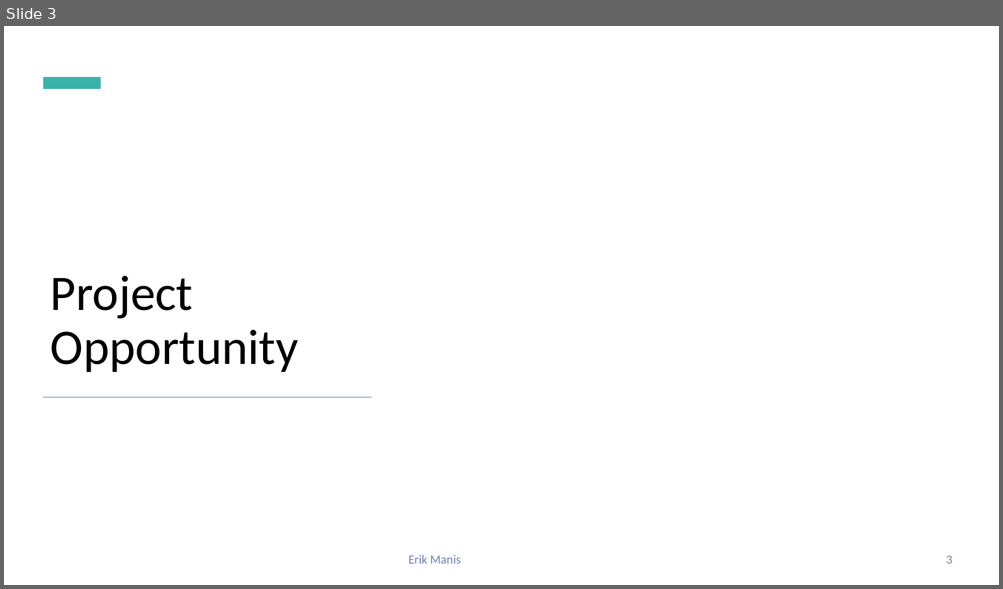
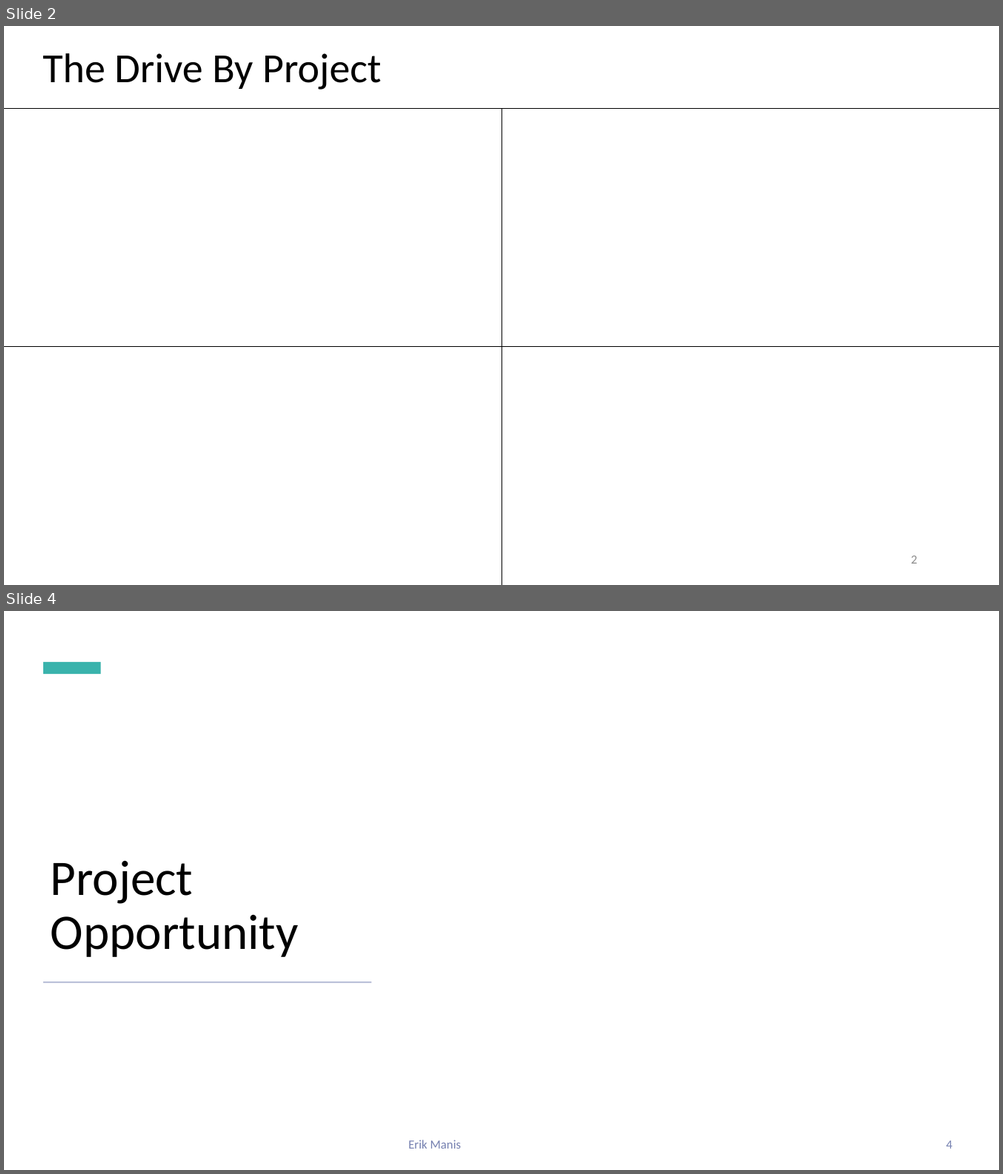
Before and after one commit to dirkt68/pl1-robotics, a slide deck: Presentations/Feb_17th_Presentation.pptx. Shown one above the other, each under a label of ours: slide 3 before the commit, slides 2 and 4 after it; the slides between them are not shown. The pictures are 1003x589 and 1003x1174 pixels, drawn with LibreOffice and Linux fonts; fonts in the diff are those of the drawing. Boxes give left, top, right and bottom in pixels: in the first picture for what was removed or moved away, otherwise in the second. Text is boxed around its words. In the diff, an @@ line names an element or a change of style, - is before the commit and + after.

```diff
--- a/Presentations/Feb_17th_Presentation.pptx
+++ b/Presentations/Feb_17th_Presentation.pptx
@@ slide 2 added at [4,26,999,585], background #FFFFFF; not listed: 2 template elements that a slide beside it also shows @@
@@ freeform shape added at [4,26,397,585], fill #FFFFFF, outline #E3E6EF 0.75 pt @@
@@ freeform shape added at [4,26,396,585], fill #FFFFFF @@
@@ rectangle added at [4,26,999,585], fill #FFFFFF, outline #FFFFFF 1 pt @@
@@ title added at [42,53,381,90], 40 pt, text #000000 @@
+The Drive By Project
@@ line added from (4, 108) to (999, 108), #000000 0.5 pt @@
@@ line added from (502, 108) to (502, 585), #000000 0.5 pt @@
@@ rectangle added at [4,279,14,332], fill #3AB3AC @@
@@ line added from (4, 347) to (999, 347), #000000 0.5 pt @@
@@ page number added at [910,556,916,564], 12 pt, text #8C8C8C @@
+2
@@ what was slide 3 is now slide 4 @@
@@ page number at [946,1141,952,1149]: text changed @@
-3
+4
```
Also in this commit, not shown: 1 slide changed, 1 other file.
